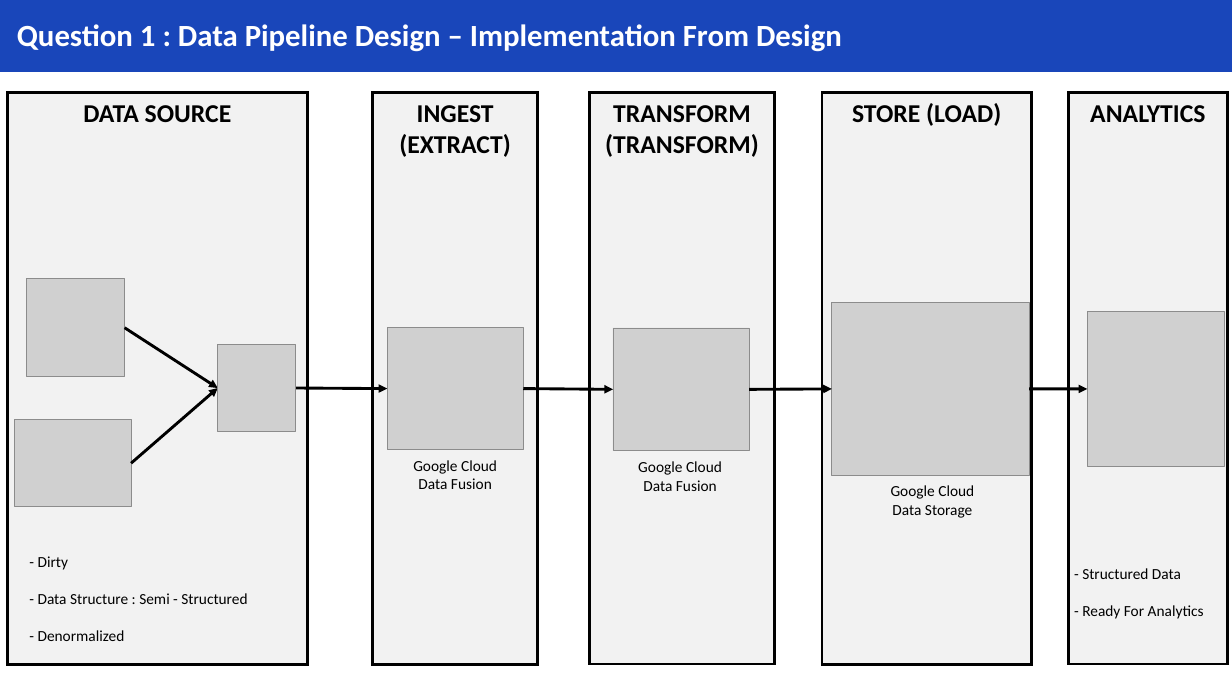
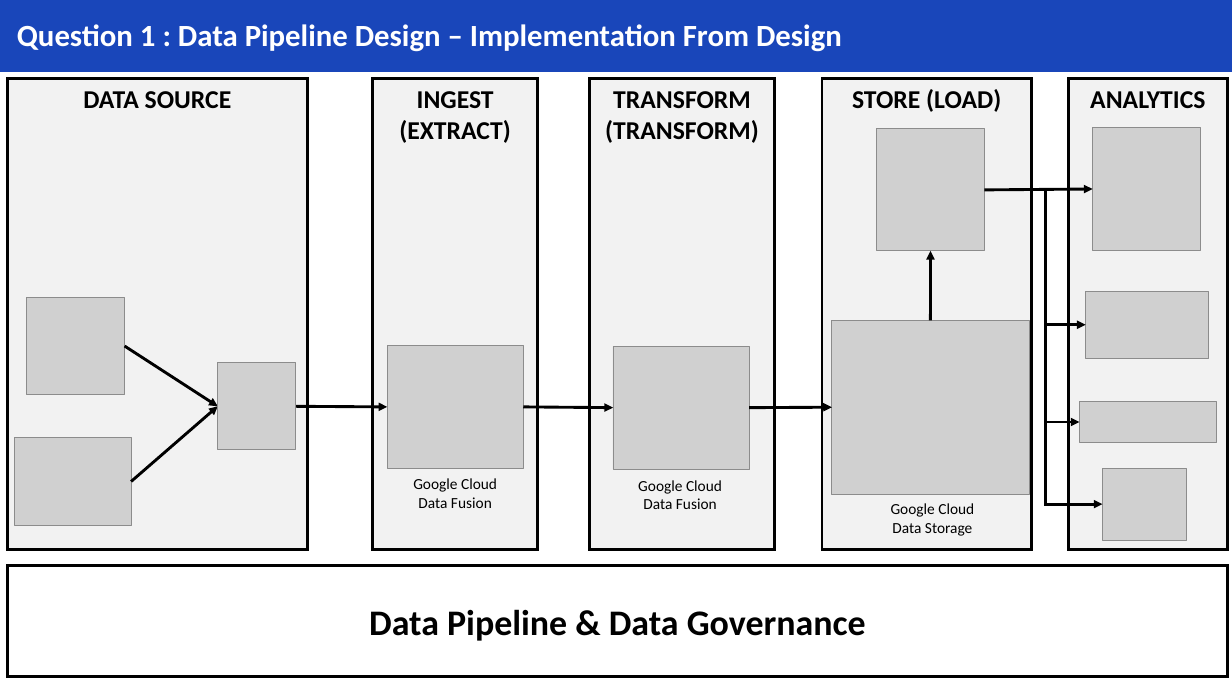
Before and after one commit to ApiwatThaiphakdee/TD_DataEngineer_Assignment_Answer, a slide deck: slide 5 of TD_Data Engineer_Answer.pptx. Drawn at 1232x693 pixels with LibreOffice and Linux fonts; fonts in the diff are those of the drawing; grey boxes stand for pictures. Boxes give left, top, right and bottom in pixels: in the first picture for what was removed or moved away, otherwise in the second. Text is boxed around its words. In the diff, an @@ line names an element or a change of style, - is before the commit and + after.

```diff
--- a/TD_Data Engineer_Answer.pptx
+++ b/TD_Data Engineer_Answer.pptx
@@ rectangle "DATA SOURCE": place and size @@
-rectangle "DATA SOURCE" at [7,92,307,665]
+rectangle "DATA SOURCE" at [7,79,307,550]
@@ rectangle "INGEST": place and size @@
-rectangle "INGEST" at [372,92,538,665]
+rectangle "INGEST" at [372,79,538,550]
@@ rectangle "TRANSFORM": place and size @@
-rectangle "TRANSFORM" at [590,92,775,665]
+rectangle "TRANSFORM" at [590,79,775,550]
@@ rectangle "STORE (LOAD)": place and size @@
-rectangle "STORE (LOAD)" at [823,92,1032,665]
+rectangle "STORE (LOAD)" at [823,79,1032,550]
@@ rectangle "ANALYTICS": place and size @@
-rectangle "ANALYTICS" at [1069,92,1228,665]
+rectangle "ANALYTICS" at [1069,79,1228,550]
@@ picture: place and size @@
-picture at [1088,311,1225,467]
+picture at [877,128,985,250]
@@ picture added at [1092,128,1201,250] @@
@@ arrow added from (984, 190) to (1092, 189), #000000 2.25 pt @@
@@ elbow arrow added from (1046, 189) to (1086, 324), #000000 2.25 pt @@
@@ arrow added from (931, 321) to (931, 251), #000000 2.25 pt @@
@@ picture added at [1086,291,1209,359] @@
@@ elbow arrow added from (1046, 324) to (1080, 422), #000000 2.25 pt @@
@@ arrow removed from (1030, 389) to (1088, 389) @@
@@ 6 pictures, 5 arrows, 2 texts: place and size @@
-6 pictures, 5 arrows, 2 texts at [15,279,1029,506]
+6 pictures, 5 arrows, 2 texts at [15,298,1029,525]
@@ picture added at [1080,401,1216,443] @@
@@ elbow arrow added from (1046, 421) to (1103, 505), #000000 2.25 pt @@
@@ picture added at [1103,469,1187,541] @@
@@ text "Google Cloud Data Storage": place and size @@
-text "Google Cloud Data Storage" at [891,485,974,518]
+text "Google Cloud Data Storage" at [891,503,974,536]
@@ rectangle added at [7,566,1227,677], outline #000000 2.25 pt, 28 pt, text #000000, bold @@
+Data Pipeline & Data Governance
@@ text removed at [38,556,247,641] @@
-- Dirty
-- Data Structure : Semi - Structured
-- Denormalized
@@ text removed at [1082,568,1204,619] @@
-- Structured Data
-- Ready For Analytics
```
Also in this commit, not shown: 1 other slide changed, 1 other file.
